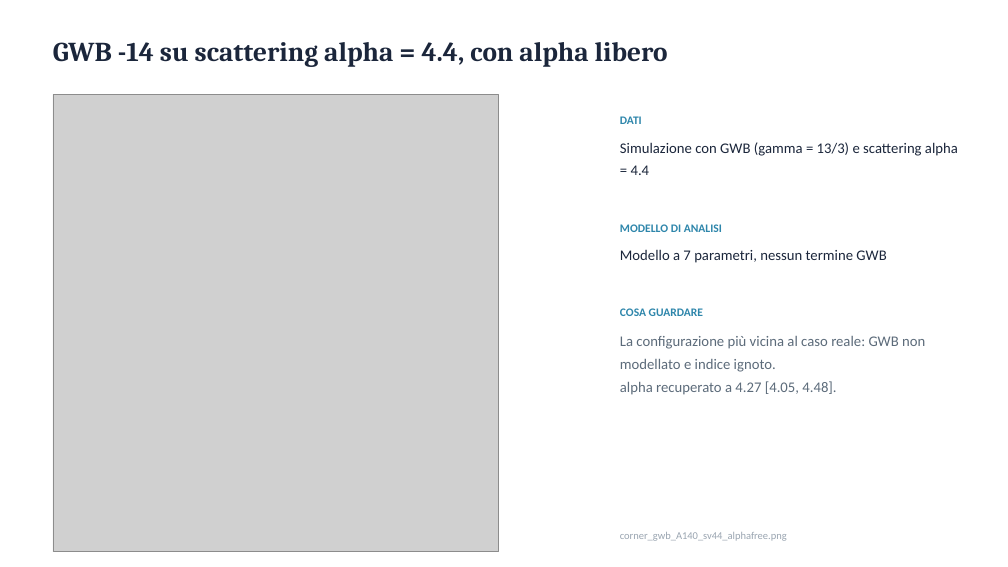
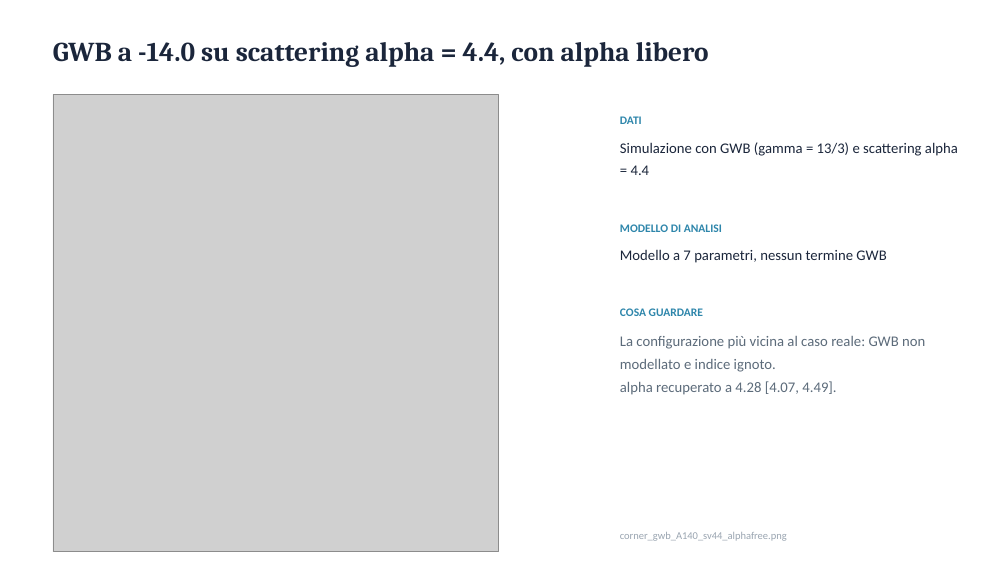
Before and after one commit to caivanolorenzo35-design/Tesi-PTA, a slide deck: slide 32 of Tesi_J1640_grafici.pptx (slide 33 before the commit). Drawn at 1008x567 pixels with LibreOffice and Linux fonts; fonts in the diff are those of the drawing; grey boxes stand for pictures. Boxes give left, top, right and bottom in pixels: in the first picture for what was removed or moved away, otherwise in the second. Text is boxed around its words. In the diff, an @@ line names an element or a change of style, - is before the commit and + after.

```diff
--- a/Tesi_J1640_grafici.pptx
+++ b/Tesi_J1640_grafici.pptx
@@ text at (x1=53, y1=42, x2=709, y2=67): text changed @@
-GWB -14 su scattering alpha = 4.4, con alpha libero
+GWB a -14.0 su scattering alpha = 4.4, con alpha libero
@@ text at (x1=620, y1=381, x2=836, y2=395): text changed @@
-alpha recuperato a 4.27 [4.05, 4.48].
+alpha recuperato a 4.28 [4.07, 4.49].
```
Also in this commit, not shown: 5 other slides changed, 2 slides added, 2 slides removed, 59 other files.
